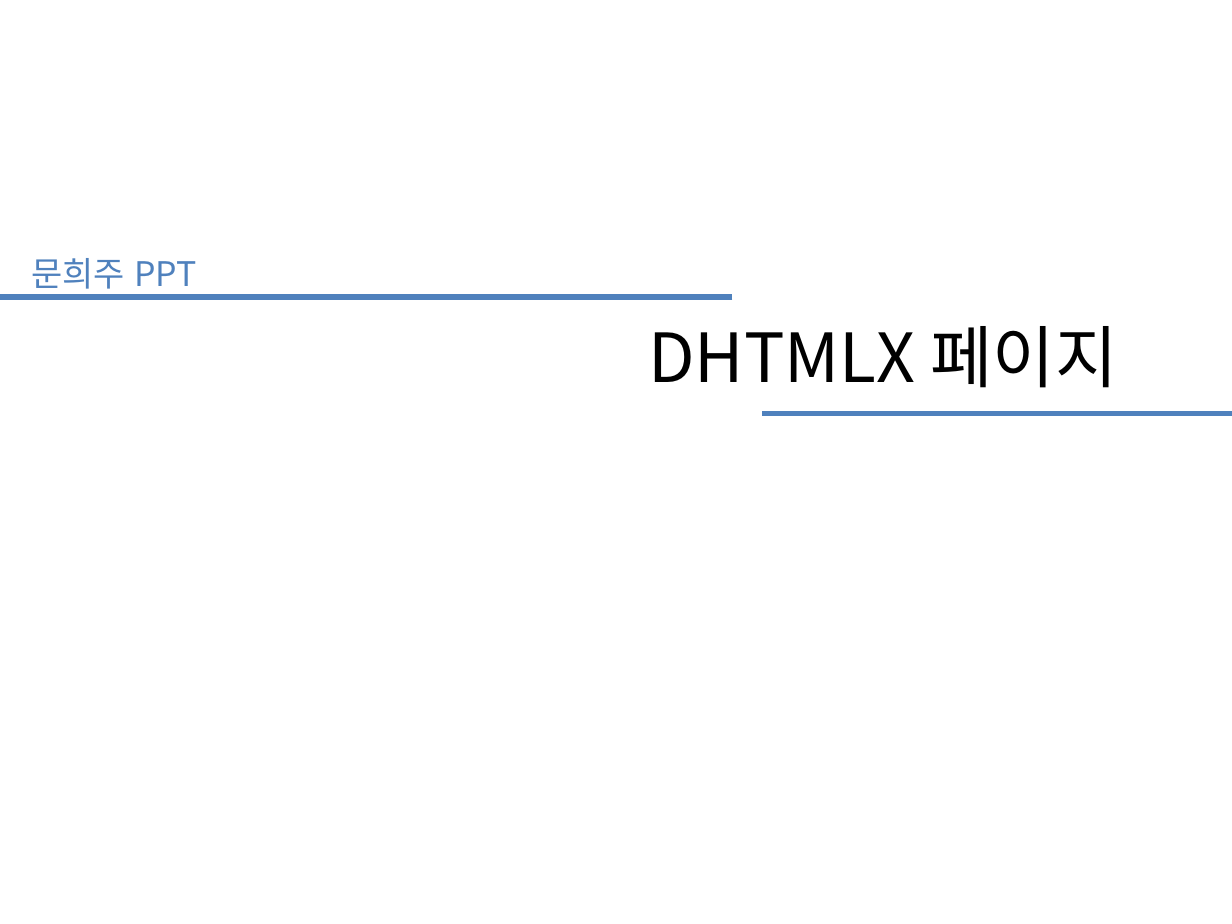
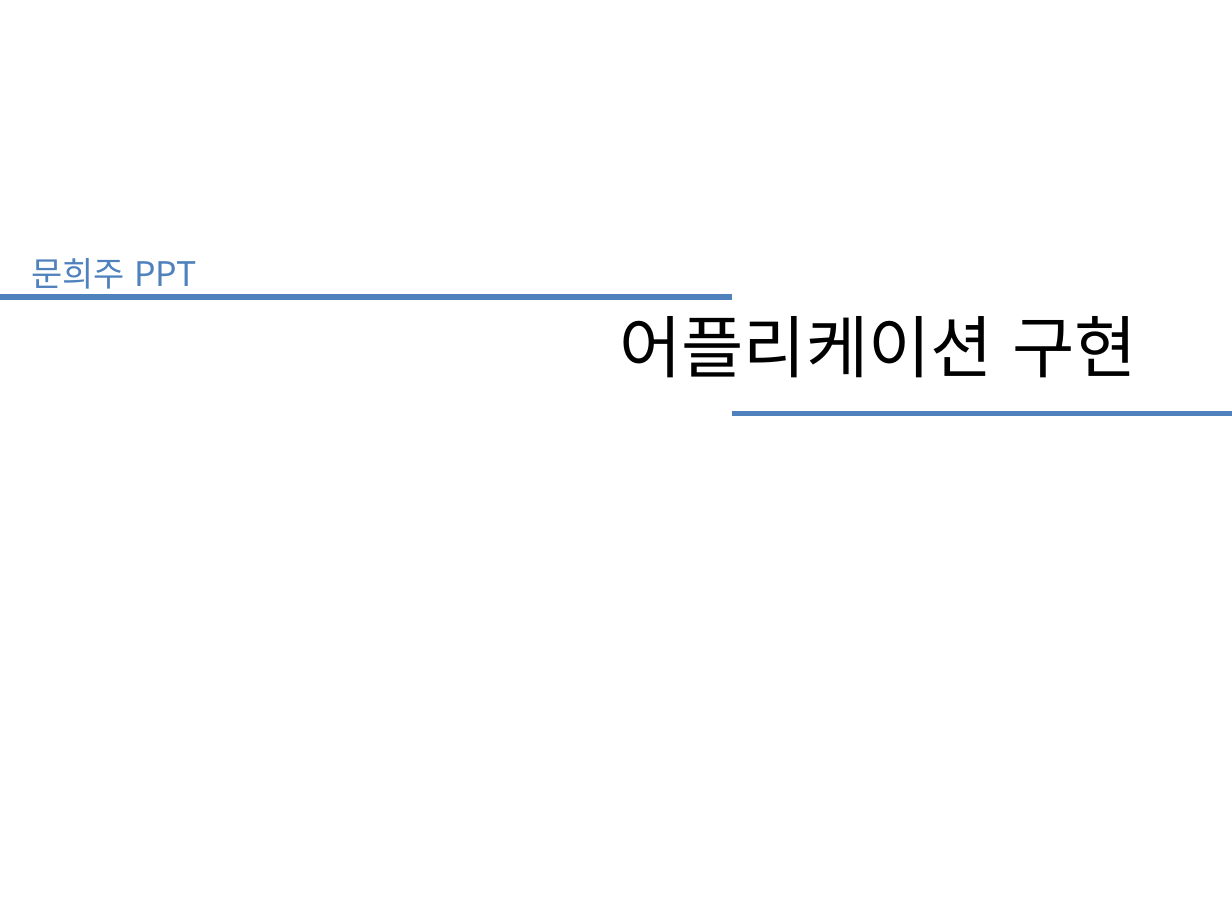
Before and after one commit to moon70717/iot_spring, a slide deck: slide 1 of iot_spring2/src/main/webapp/WEB-INF/views/db/main/iot_study2.pptx. Drawn at 1232x924 pixels with LibreOffice and Linux fonts; fonts in the diff are those of the drawing. Boxes give left, top, right and bottom in pixels: in the first picture for what was removed or moved away, otherwise in the second. Text is boxed around its words. In the diff, an @@ line names an element or a change of style, - is before the commit and + after.

```diff
--- a/iot_spring2/src/main/webapp/WEB-INF/views/db/main/iot_study2.pptx
+++ b/iot_spring2/src/main/webapp/WEB-INF/views/db/main/iot_study2.pptx
@@ title at (x1=619, y1=316, x2=1137, y2=378): text changed @@
-DHTMLX 페이지
+어플리케이션 구현
@@ line moved from (1232, 414) - (761, 414) to (1232, 414) - (732, 414) @@
```
Also in this commit, not shown: 9 slides added, 1 slide removed, 6 other files.
